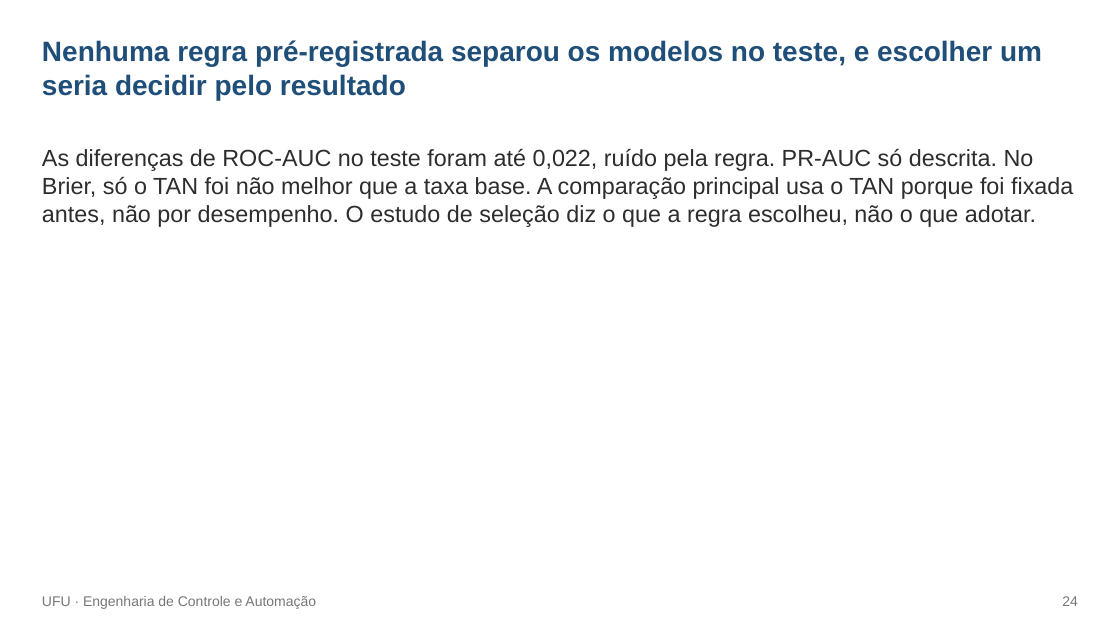
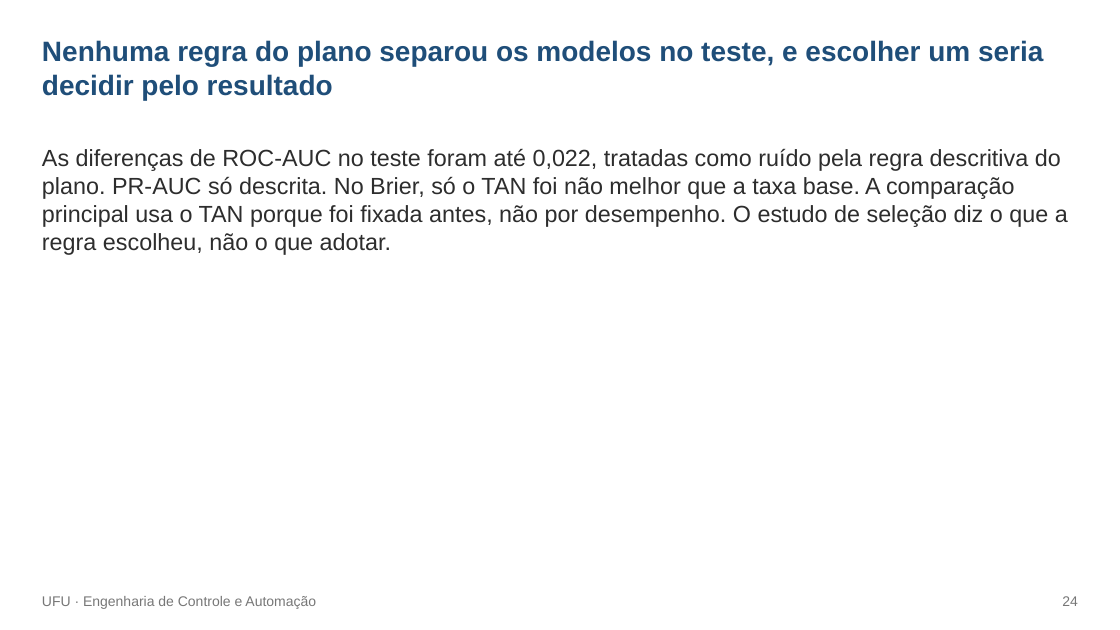
Before and after one commit to rodrigotriboni1/tcc-redes-bayesianas, a slide deck: slide 24 of monografia/defesa/Defesa_TCC_Rodrigo_rascunho.pptx. Drawn at 1120x630 pixels with LibreOffice and Linux fonts; fonts in the diff are those of the drawing. Boxes give left, top, right and bottom in pixels: in the first picture for what was removed or moved away, otherwise in the second. Text is boxed around its words. In the diff, an @@ line names an element or a change of style, - is before the commit and + after.

```diff
--- a/monografia/defesa/Defesa_TCC_Rodrigo_rascunho.pptx
+++ b/monografia/defesa/Defesa_TCC_Rodrigo_rascunho.pptx
@@ text at (x1=42, y1=40, x2=1043, y2=100): text changed @@
-Nenhuma regra pré-registrada separou os modelos no teste, e escolher um seria decidir pelo resultado
+Nenhuma regra do plano separou os modelos no teste, e escolher um seria decidir pelo resultado
@@ text at (x1=42, y1=149, x2=1068, y2=255): text changed @@
-As diferenças de ROC-AUC no teste foram até 0,022, ruído pela regra. PR-AUC só descrita. No Brier, só o TAN foi não melhor que a taxa base. A comparação principal usa o TAN porque foi fixada antes, não por desempenho. O estudo de seleção diz o que a regra escolheu, não o que adotar.
+As diferenças de ROC-AUC no teste foram até 0,022, tratadas como ruído pela regra descritiva do plano. PR-AUC só descrita. No Brier, só o TAN foi não melhor que a taxa base. A comparação principal usa o TAN porque foi fixada antes, não por desempenho. O estudo de seleção diz o que a regra escolheu, não o que adotar.
```
Also in this commit, not shown: 10 other slides changed, 14 other files.
